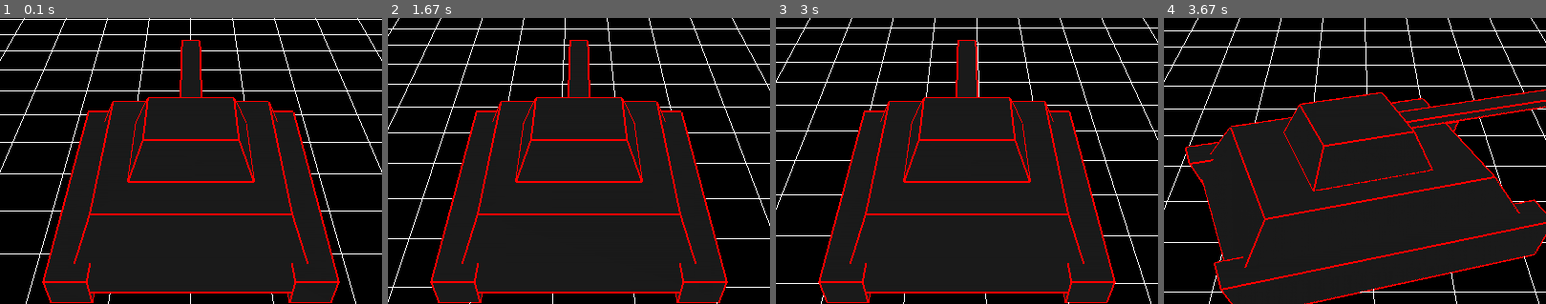
Above: before the commit, frames 1-4 (left to right).
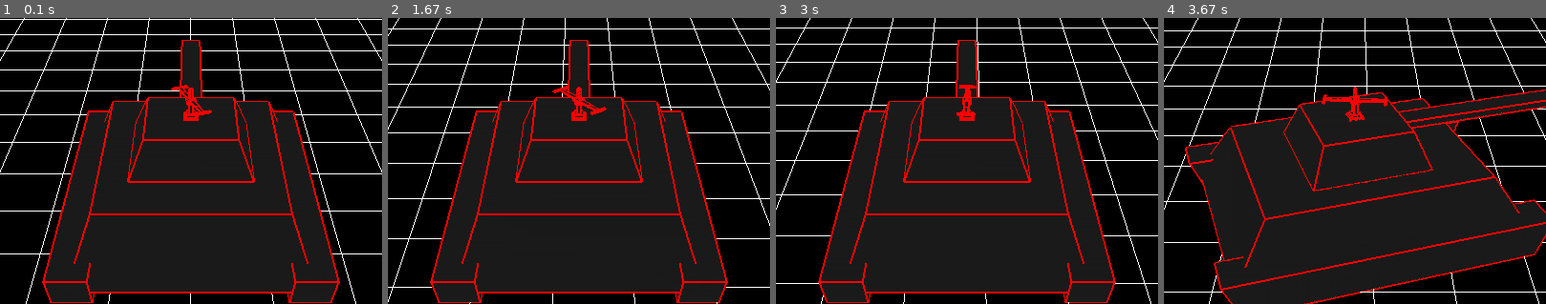
Above: after the commit, the same moments.

Repository: antonioam82/tank_controller
Game: pygame game, started from tank_demo_vb.py
Same seed, same stepped clock (60 frames per second), same inputs: the game is played once before the commit and once after it.
Inputs:
- Up to frame 1 (0.1 s): no input
- Up to frame 2 (1.67 s): tap Y at 0.33 s; hold Right 0.67-1.13 s; hold Up 1.17-1.47 s; hold Right from 1.5 s (still down); tap J at 1.57 s
- Up to frame 3 (3 s): tap J at 1.87, 2.07, 2.37, 2.63, 2.97 s; release Right at 1.97 s; hold Left 2-2.53 s; tap V at 2.15 s; hold Down 2.57-2.87 s; tap C at 2.72 s; hold Left from 2.9 s (still down)
- Up to frame 4 (3.67 s): tap J at 3.27, 3.4 s; release Left at 3.3 s; hold Up from 3.33 s (still down); tap V at 3.48 s
The pictures show only the part of the screen within x 25-75%, y 16-66%; the shares and areas given below are measured in that part.

The runs differ from the first frame. In frame 1, 0.4% of the frame differs, in the area x 44-56%, y 23-36%; in frame 2, 0.4%; in frame 3, 0.3%; in frame 4, 0.5%, in the area x 41-59%, y 24-37%.

Commit message:
Añadida raio antena giratoria en 'tank_demo_vb.py'

Diff:
--- a/tank_demo_vb.py
+++ b/tank_demo_vb.py
@@ -8,7 +8,8 @@
 import time
 import argparse
 
-#TO DO: MOVIMIENTO GRADUAL DE CAÑON PARA TECLA 'B'
+#antena_rotor2.obj
+#base_antena2.obj
 
 # ================= GRID =================
 grid_size = 110
@@ -216,6 +217,8 @@
     obj_base = os.path.join(base, "tanque", "resto_tanque.obj")
     obj_tower = os.path.join(base, "tanque", "torre.obj")
     obj_bullet = os.path.join(base, "tanque", "bullet.obj")
+    obj_base_antena = os.path.join(base, "tanque", "base_antena2.obj")
+    obj_rotor_antena = os.path.join(base, "tanque", "antena_rotor2.obj")
 
     model_base = glGenLists(1)
     glNewList(model_base, GL_COMPILE)
@@ -230,6 +233,16 @@
     model_bullet = glGenLists(1)
     glNewList(model_bullet, GL_COMPILE)
     draw_model(obj_bullet)
+    glEndList()
+
+    model_base_antena = glGenLists(1)
+    glNewList(model_base_antena, GL_COMPILE)
+    draw_model(obj_base_antena)
+    glEndList()
+
+    model_rotor_antena = glGenLists(1)
+    glNewList(model_rotor_antena, GL_COMPILE)
+    draw_model(obj_rotor_antena)
     glEndList()
 
     grid = draw_grid(floor)
@@ -285,6 +298,7 @@
     new_direction = 'front'
     braking = False
     resetting = False
+    rotor_pos = 0.0
     #---------------------------------------
 
     bullets = []
@@ -651,11 +665,20 @@
         glPushMatrix()
         glRotatef(y_tower, 0, 1, 0)
         glCallList(model_tower)
+        #glScalef(0.4,0.4,0.4)
+        glCallList(model_base_antena)
+        glPushMatrix()
+        glRotatef(rotor_pos,0,1,0)
+
+        glCallList(model_rotor_antena)
+        glPopMatrix()
         glPopMatrix()
 
         #glColor3f(0.0,1.0,0.0)
         glCallList(model_base)
         glPopMatrix()
+
+        rotor_pos += 2.0
 
         # ===== BALAS (MUNDO REAL) =====
         for b in bullets:
